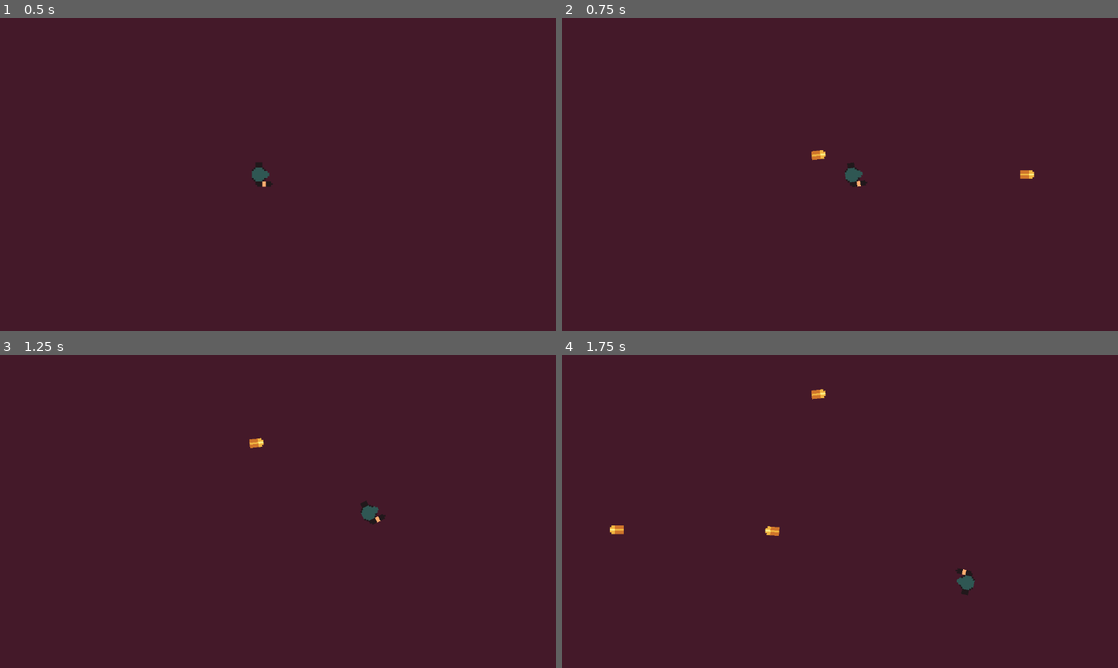
Above: before the commit, frames 1-4 (two rows, left to right).
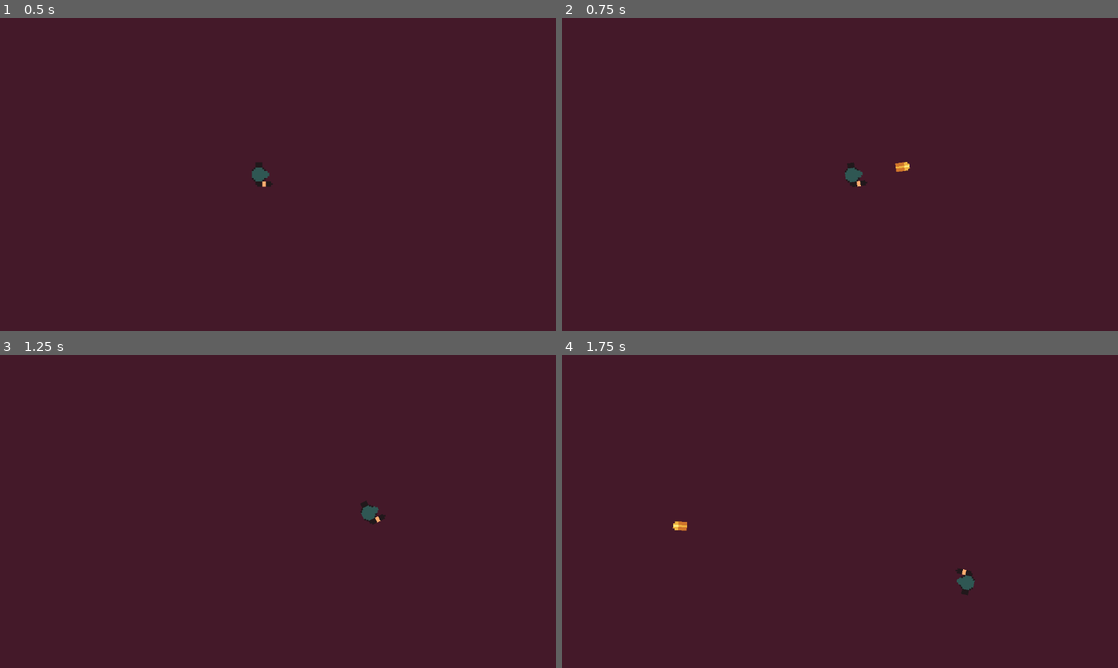
Above: after the commit, the same moments.

Repository: pjz987/repurposed
Game: Godot game, scene res://room.tscn
Same seed, same stepped clock (60 frames per second), same inputs: the game is played once before the commit and once after it.
Inputs (mouse positions are in pixels of both pictures, inside the frame that each line leads up to):
- Up to frame 1 (0.5 s): no input
- Up to frame 2 (0.75 s): tap Enter (ui_accept) at 0.5 s; move the mouse to (962, 158) at 0.52 s; hold Right (ui_right) from 0.53 s (still down); hold Enter (ui_accept) from 0.53 s (still down); click (962, 158) at 0.67 s
- Up to frame 3 (1.25 s): keep holding Right (ui_right); keep holding Enter (ui_accept)
- Up to frame 4 (1.75 s): move the mouse to (728, 527) at 1.27 s; release Right (ui_right) at 1.28 s; release Enter (ui_accept) at 1.28 s; hold Down (ui_down) from 1.28 s (still down); tap Enter (ui_accept) at 1.35, 1.52 s; click (728, 527) at 1.42 s

Frame 1 is identical in both runs. In frame 2, 0.2% of the frame differs, in the area x 44-85%, y 42-52%; in frame 3, less than 0.1%; in frame 4, 0.3%, in the area x 8-48%, y 10-58%.

Commit message:
made left click fire bullets

Diff:
--- a/player.gd
+++ b/player.gd
@@ -3,12 +3,14 @@
 const SPEED: int = 90
 const BULLET: PackedScene = preload("res://bullet.tscn")
 
-func _unhandled_input(event: InputEvent) -> void:
-	if event.is_action_pressed("ui_accept"):
+
+func _input(event: InputEvent) -> void:
+	if (event is InputEventMouseButton and event.button_index == MOUSE_BUTTON_LEFT
+		and event.pressed == true):
 		var inst: Bullet = BULLET.instantiate()
 		var start_pos: Vector2 = global_position
 		var direction: Vector2 = start_pos.direction_to(get_global_mouse_position())
-		get_owner().add_child(inst)
+		get_tree().current_scene.add_child(inst)
 		inst.start(start_pos, direction)
 
 func _physics_process(delta: float) -> void:
--- a/project.godot
+++ b/project.godot
@@ -23,6 +23,14 @@
 window/size/window_height_override=720
 window/stretch/mode="canvas_items"
 
+[input]
+
+MOUSE_BUTTON_LEFT={
+"deadzone": 0.2,
+"events": [Object(InputEventMouseButton,"resource_local_to_scene":false,"resource_name":"","device":-1,"window_id":0,"alt_pressed":false,"shift_pressed":false,"ctrl_pressed":false,"meta_pressed":false,"button_mask":0,"position":Vector2(0, 0),"global_position":Vector2(0, 0),"factor":1.0,"button_index":1,"canceled":false,"pressed":false,"double_click":false,"script":null)
+]
+}
+
 [rendering]
 
 textures/canvas_textures/default_texture_filter=0
Not shown, changed: art/Player-placeholder.png.import
Not shown, changed: art/bullet.png.import
Not shown, changed: art/hero.png.import
Not shown, changed: icon.svg.import
